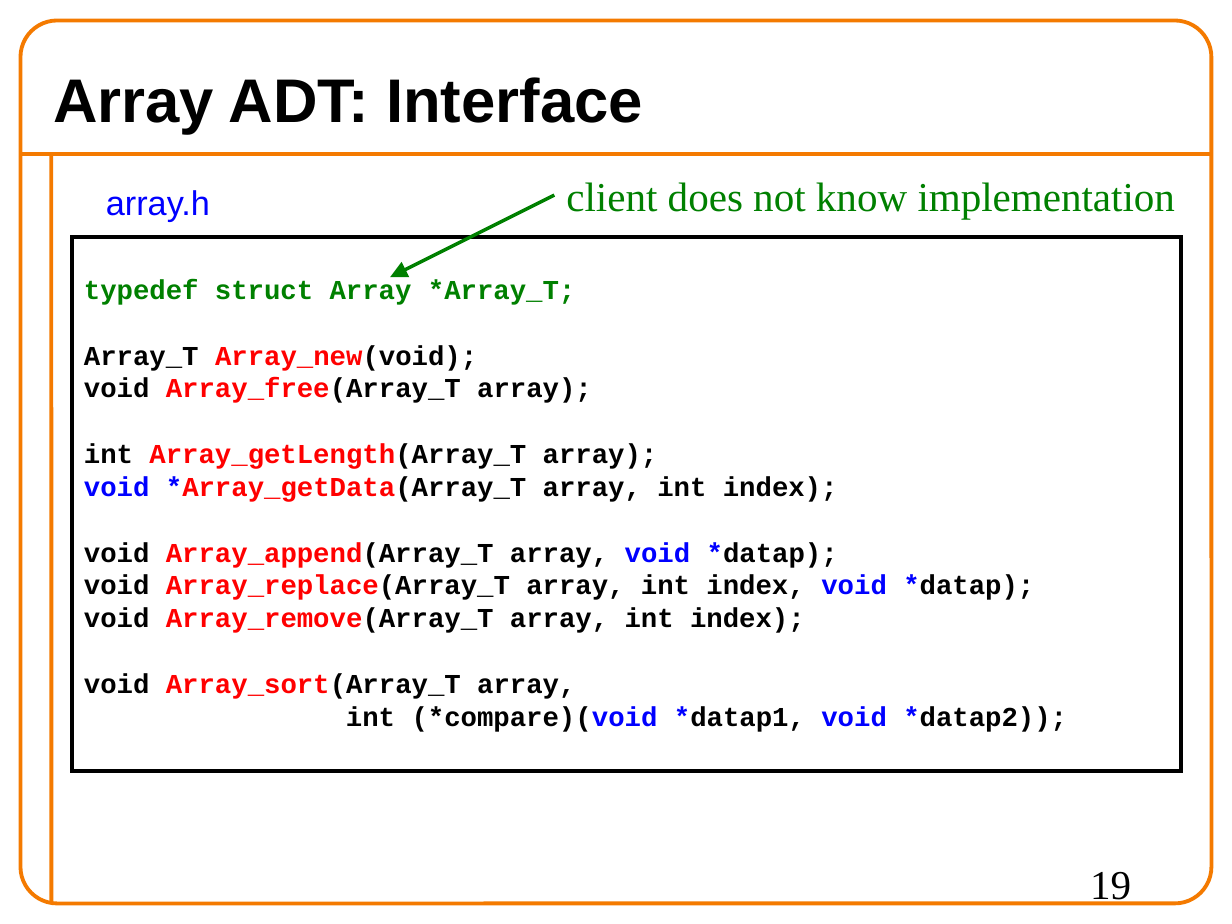
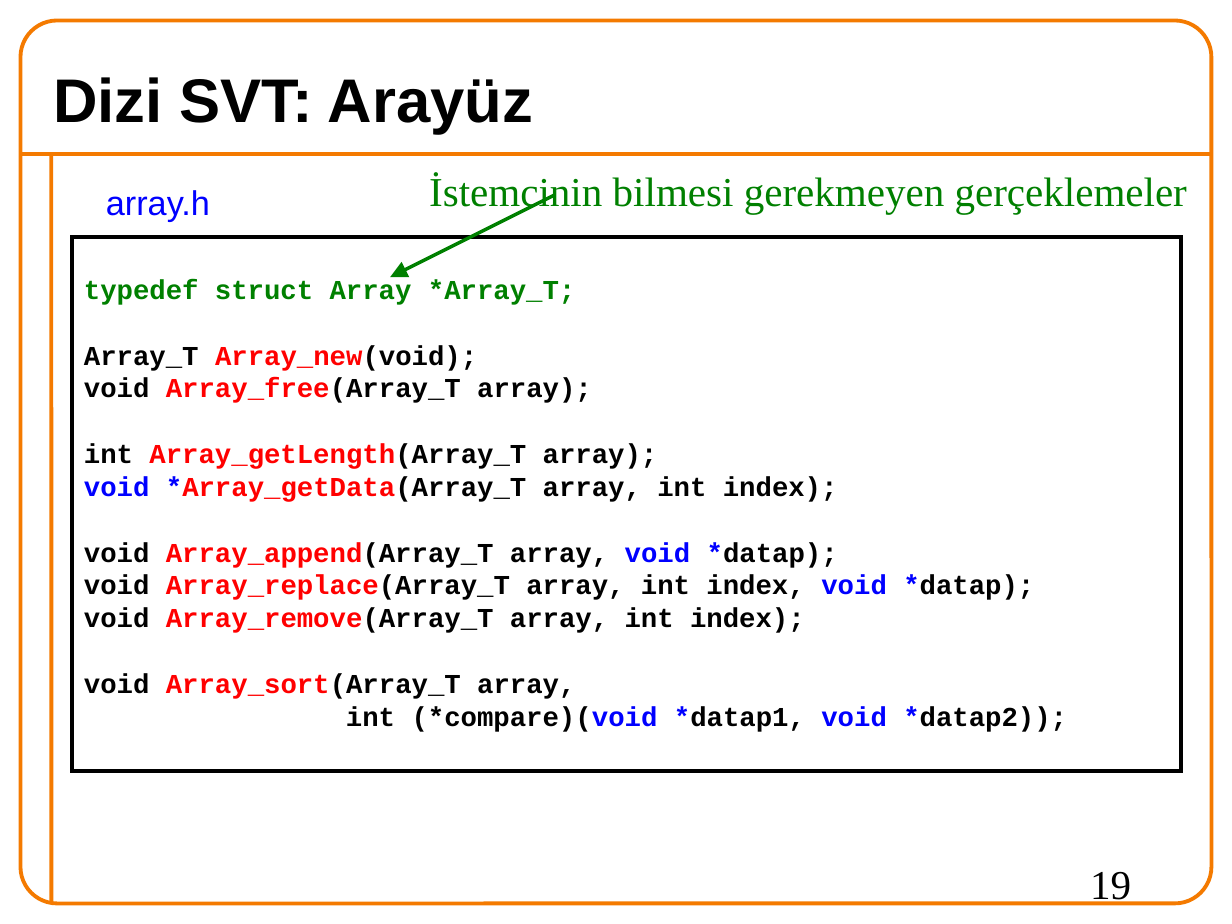
Before and after one commit to 19ceng/ceng201pro, a slide deck: slide 19 of 08funPointADT.odp. Drawn at 1232x924 pixels with LibreOffice and Linux fonts; fonts in the diff are those of the drawing; background and template pictures are left out. Boxes give left, top, right and bottom in pixels: in the first picture for what was removed or moved away, otherwise in the second. Text is boxed around its words. In the diff, an @@ line names an element or a change of style, - is before the commit and + after.

```diff
--- a/08funPointADT.odp
+++ b/08funPointADT.odp
@@ title at (x1=53, y1=77, x2=533, y2=133): text changed @@
-Array ADT: Interface
+Dizi SVT: Arayüz
@@ text added at (x1=429, y1=174, x2=1187, y2=214), 24 pt, text #008000 @@
+İstemcinin bilmesi gerekmeyen gerçeklemeler
@@ text removed at (x1=566, y1=182, x2=1176, y2=219) @@
-client does not know implementation
```
Also in this commit, not shown: 16 other slides changed, 9 slides added, 9 slides removed.
